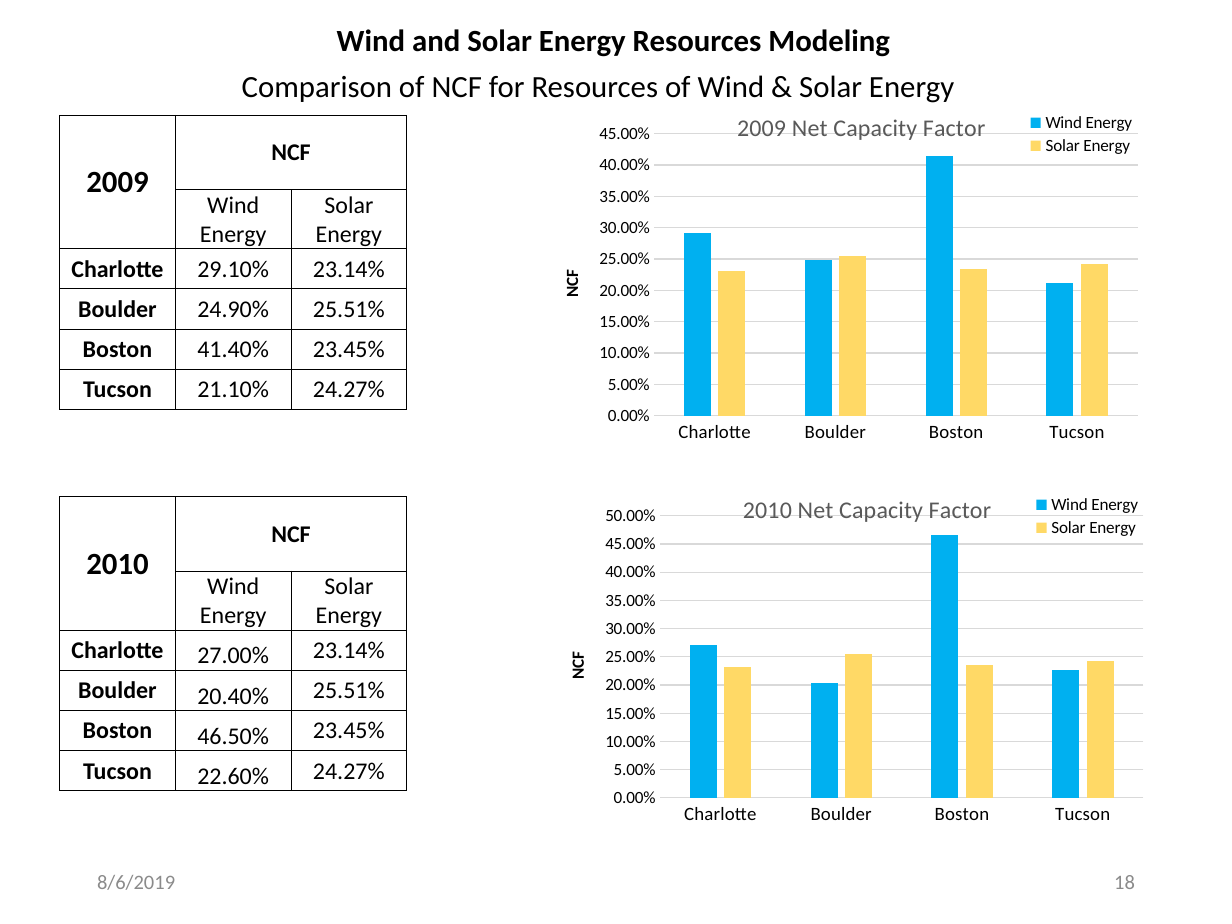
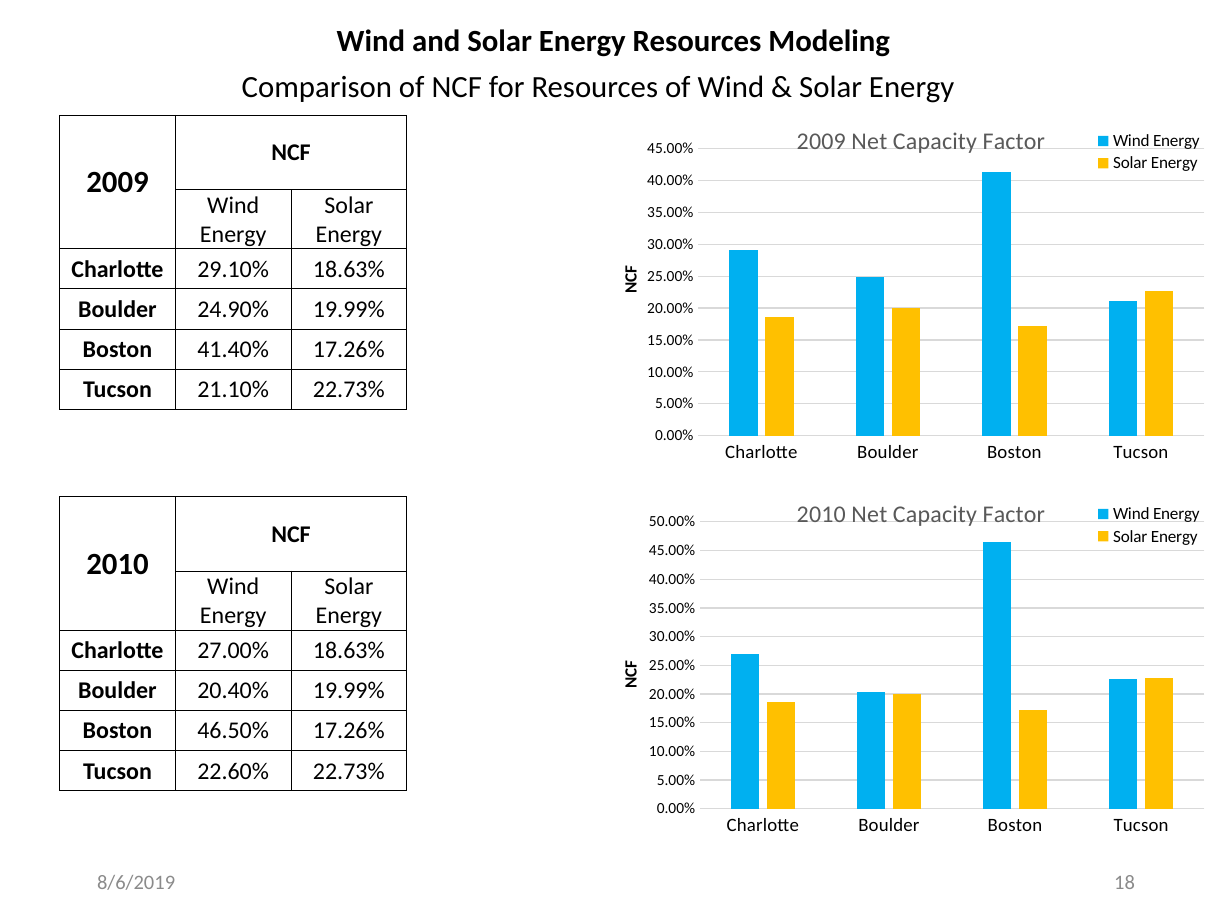
Before and after one commit to mhdella/Renewable-Energy-Analytics, a slide deck: slide 18 of wind_solar_time_series_analysis/Wind_Solar_Energy_Modeling_Analysis.pptx. Drawn at 1232x924 pixels with LibreOffice and Linux fonts; fonts in the diff are those of the drawing. Boxes give left, top, right and bottom in pixels: in the first picture for what was removed or moved away, otherwise in the second. Text is boxed around its words. In the diff, an @@ line names an element or a change of style, - is before the commit and + after.

Commit message:
wind_solar_modeling
This folder include codes, presentations and other files

```diff
--- a/wind_solar_time_series_analysis/Wind_Solar_Energy_Modeling_Analysis.pptx
+++ b/wind_solar_time_series_analysis/Wind_Solar_Energy_Modeling_Analysis.pptx
@@ table at <box>59,116,407,409</box> @@
-row 3, column 3: 23.14%
+row 3, column 3: 18.63%
-row 4, column 3: 25.51%
+row 4, column 3: 19.99%
-row 5, column 3: 23.45%
+row 5, column 3: 17.26%
-row 6, column 3: 24.27%
+row 6, column 3: 22.73%
@@ column chart at <box>616,106,1232,476</box> @@
@@ title "2009 Net Capacity Factor  " to "2009 Net Capacity Factor " @@
-Solar Energy: 0.23, 0.26, 0.23, 0.24
+Solar Energy: 0.19, 0.2, 0.17, 0.23
@@ colour of Solar Energy #FFD966 to #FFC000 @@
@@ value axis title "NCF " to "NCF" @@
@@ value axis changed @@
@@ plot area changed @@
@@ column chart: place and size @@
-column chart at <box>557,92,1173,462</box>
+column chart at <box>616,106,1232,476</box>
@@ column chart at <box>616,479,1232,849</box> @@
@@ title "2010 Net Capacity Factor  " to "2010 Net Capacity Factor " @@
-Solar Energy: 0.23, 0.26, 0.23, 0.24
+Solar Energy: 0.19, 0.2, 0.17, 0.23
@@ colour of Solar Energy #FFD966 to #FFC000 @@
@@ value axis title "NCF " to "NCF" @@
@@ value axis changed @@
@@ plot area changed @@
@@ column chart: place and size @@
-column chart at <box>562,474,1178,844</box>
+column chart at <box>616,479,1232,849</box>
@@ table at <box>59,496,407,790</box> @@
-row 3, column 3: 23.14%
+row 3, column 3: 18.63%
-row 4, column 3: 25.51%
+row 4, column 3: 19.99%
-row 5, column 3: 23.45%
+row 5, column 3: 17.26%
-row 6, column 3: 24.27%
+row 6, column 3: 22.73%
```
Also in this commit, not shown: 1 other slide changed, 1 slide added, 1 slide removed, 29 other files.
